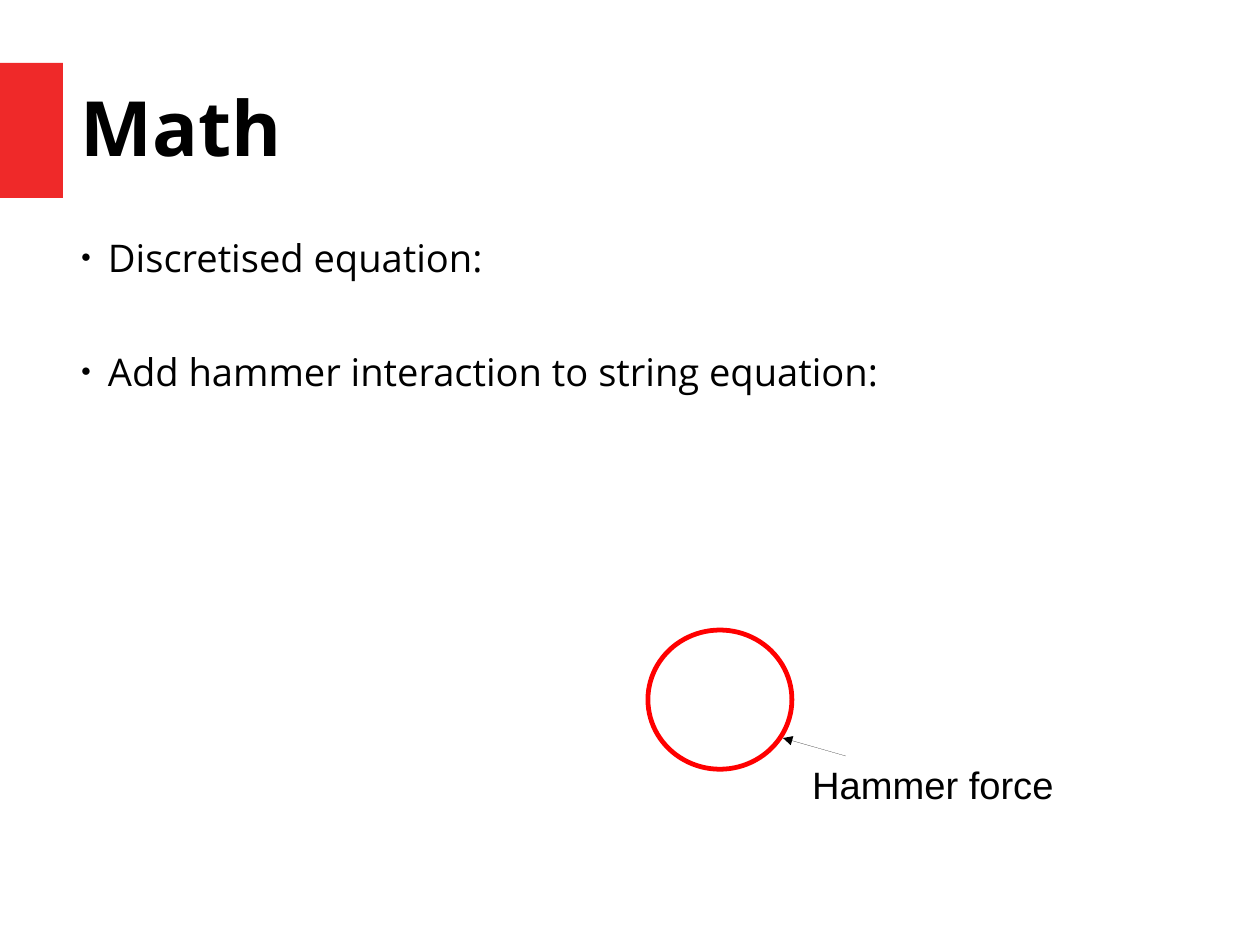
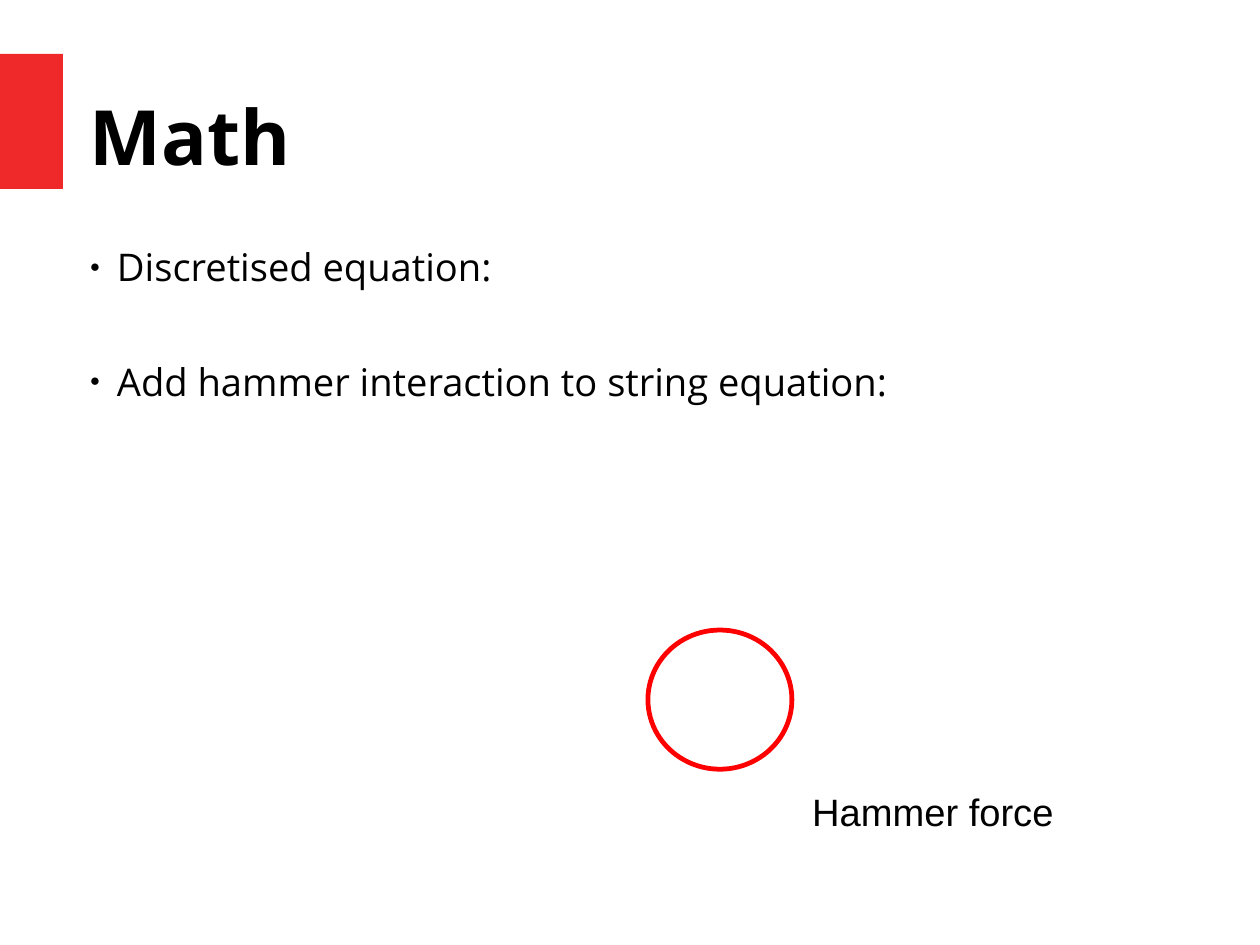
Before and after one commit to kianvde/PianoSimulation, a slide deck: slide 6 of presentation/Presentation ICCP.pptx. Drawn at 1260x945 pixels with LibreOffice and Linux fonts; fonts in the diff are those of the drawing. Boxes give left, top, right and bottom in pixels: in the first picture for what was removed or moved away, otherwise in the second. Text is boxed around its words. In the diff, an @@ line names an element or a change of style, - is before the commit and + after.

```diff
--- a/presentation/Presentation ICCP.pptx
+++ b/presentation/Presentation ICCP.pptx
@@ rectangle: place and size @@
-rectangle at <box>0,63,63,198</box>
+rectangle at <box>0,54,63,189</box>
@@ text "Math": place and size @@
-text "Math" at <box>81,98,282,157</box>
+text "Math" at <box>90,107,291,166</box>
@@ text "Discretised equation:": place and size @@
-text "Discretised equation:" at <box>108,243,878,395</box>
+text "Discretised equation:" at <box>117,252,887,405</box>
@@ arrow removed from (846, 756) to (783, 739) @@
@@ text "Hammer force": place and size @@
-text "Hammer force" at <box>812,771,1054,800</box>
+text "Hammer force" at <box>812,798,1054,827</box>
```
Also in this commit, not shown: 9 other slides changed, 3 slides added, 2 slides removed.
